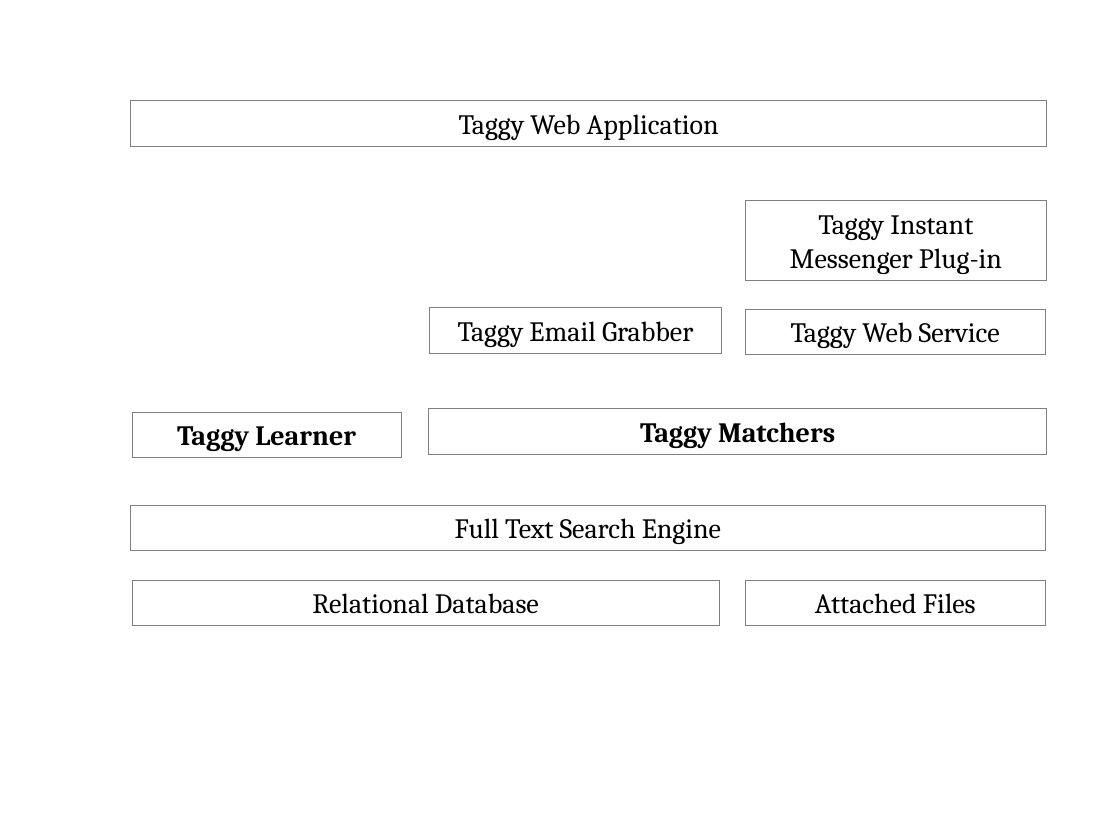
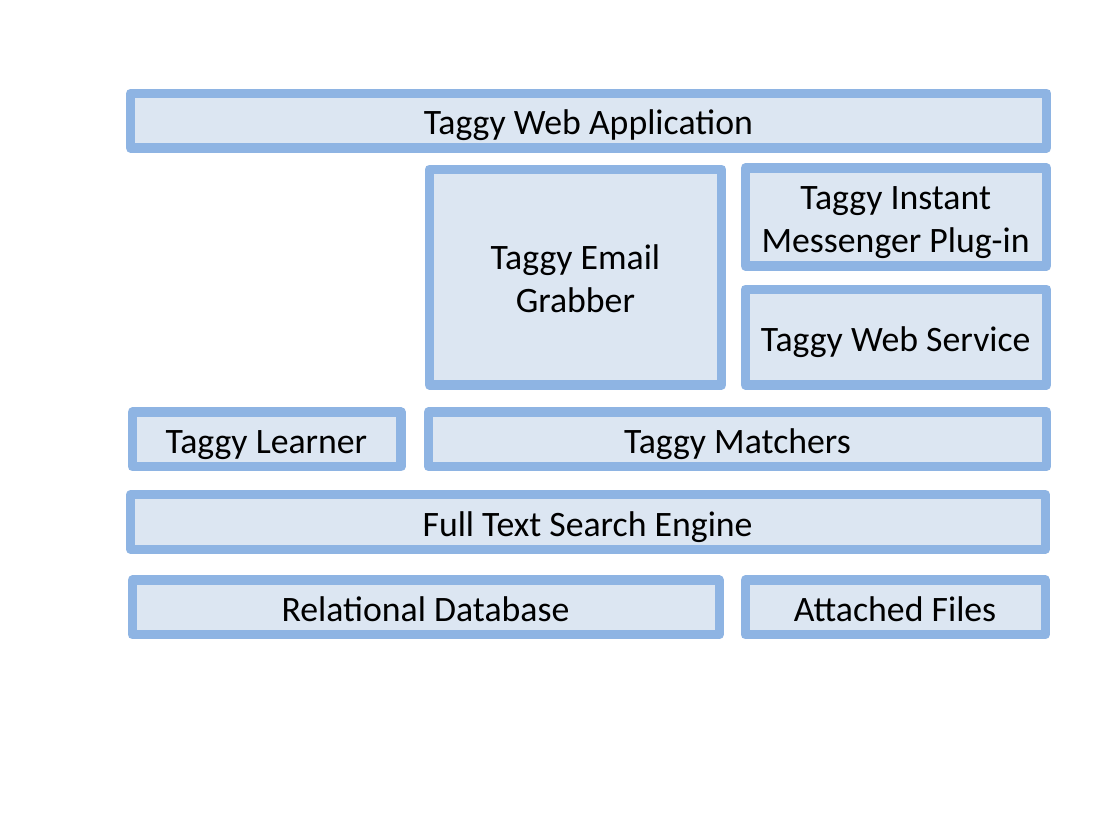
Before and after one commit to smsohan/Taggy, a slide deck: slide 1 of Thesis/arch.pptx. Drawn at 1120x840 pixels with LibreOffice and Linux fonts; fonts in the diff are those of the drawing. Boxes give left, top, right and bottom in pixels: in the first picture for what was removed or moved away, otherwise in the second. Text is boxed around its words. In the diff, an @@ line names an element or a change of style, - is before the commit and + after.

```diff
--- a/Thesis/arch.pptx
+++ b/Thesis/arch.pptx
@@ rectangle "Taggy Web Application" resized from (x1=131, y1=101, x2=1047, y2=146) to (x1=131, y1=93, x2=1047, y2=148) @@
@@ size 18 to 23 pt, font Cambria to Calibri; vertical alignment top to middle; fill none to #DCE6F2; outline #808080 0.75 pt to #8EB4E3 6 pt in 7 elements at (x1=131, y1=93, x2=1047, y2=148), (x1=131, y1=495, x2=1046, y2=550), (x1=132, y1=580, x2=719, y2=635), (x1=745, y1=580, x2=1045, y2=635), (x1=745, y1=168, x2=1046, y2=267), (x1=745, y1=289, x2=1046, y2=384), (x1=429, y1=169, x2=721, y2=385) @@
@@ rectangle "Taggy Email Grabber" resized from (x1=429, y1=308, x2=721, y2=353) to (x1=429, y1=169, x2=721, y2=385) @@
@@ rectangle "Taggy Instant Messenger Plug-in" resized from (x1=745, y1=200, x2=1046, y2=280) to (x1=745, y1=168, x2=1046, y2=267) @@
@@ rectangle "Taggy Web Service" resized from (x1=745, y1=309, x2=1045, y2=354) to (x1=745, y1=289, x2=1046, y2=384) @@
@@ rectangle "Taggy Learner" at (x1=132, y1=412, x2=401, y2=467): size 18 to 23 pt, font Cambria to Calibri, bold off; vertical alignment top to middle; fill none to #DCE6F2; outline #808080 0.75 pt to #8EB4E3 6 pt @@
@@ rectangle "Taggy Learner" resized from (x1=132, y1=412, x2=401, y2=457) to (x1=132, y1=412, x2=401, y2=467) @@
@@ rectangle "Taggy Matchers" resized from (x1=429, y1=409, x2=1047, y2=454) to (x1=429, y1=412, x2=1047, y2=467) @@
@@ rectangle "Taggy Matchers" at (x1=429, y1=412, x2=1047, y2=467): size 18 to 23 pt, font Cambria to Calibri, bold off; vertical alignment top to middle; fill none to #DCE6F2; outline #808080 0.75 pt to #8EB4E3 6 pt @@
@@ rectangle "Full Text Search Engine" resized from (x1=131, y1=505, x2=1046, y2=550) to (x1=131, y1=495, x2=1046, y2=550) @@
@@ rectangle "Relational Database" resized from (x1=132, y1=580, x2=719, y2=625) to (x1=132, y1=580, x2=719, y2=635) @@
@@ rectangle "Attached Files" resized from (x1=745, y1=580, x2=1045, y2=625) to (x1=745, y1=580, x2=1045, y2=635) @@
```
Also in this commit, not shown: 1 other slide changed, 5 slides added, 29 other files.
